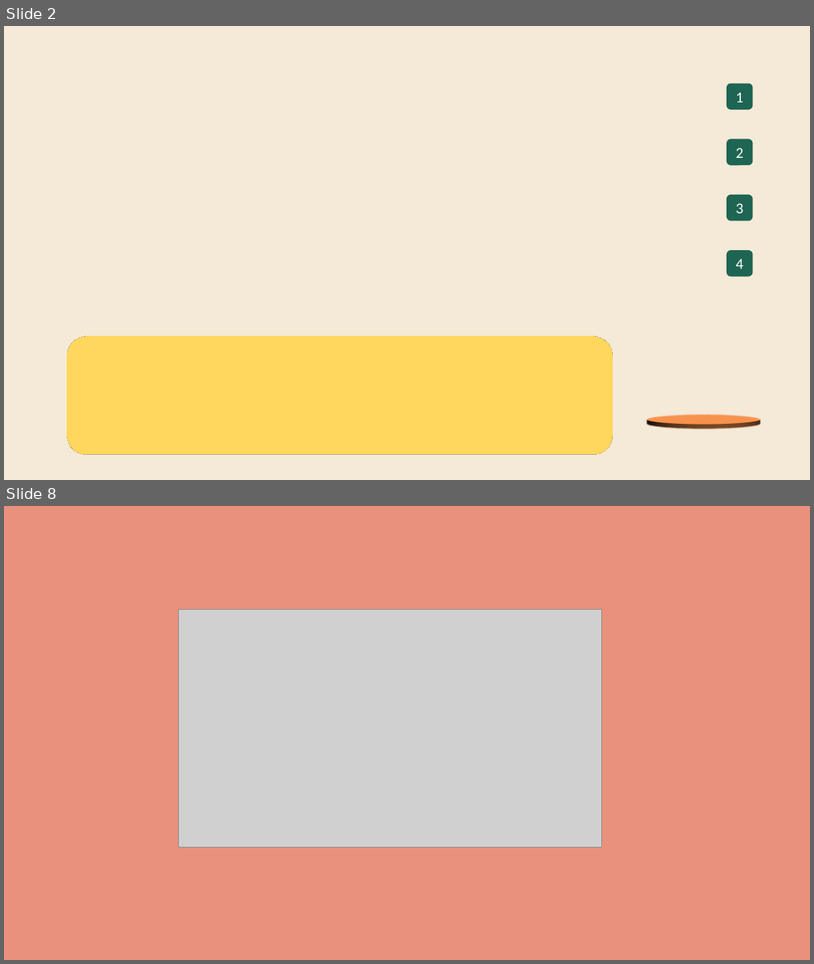
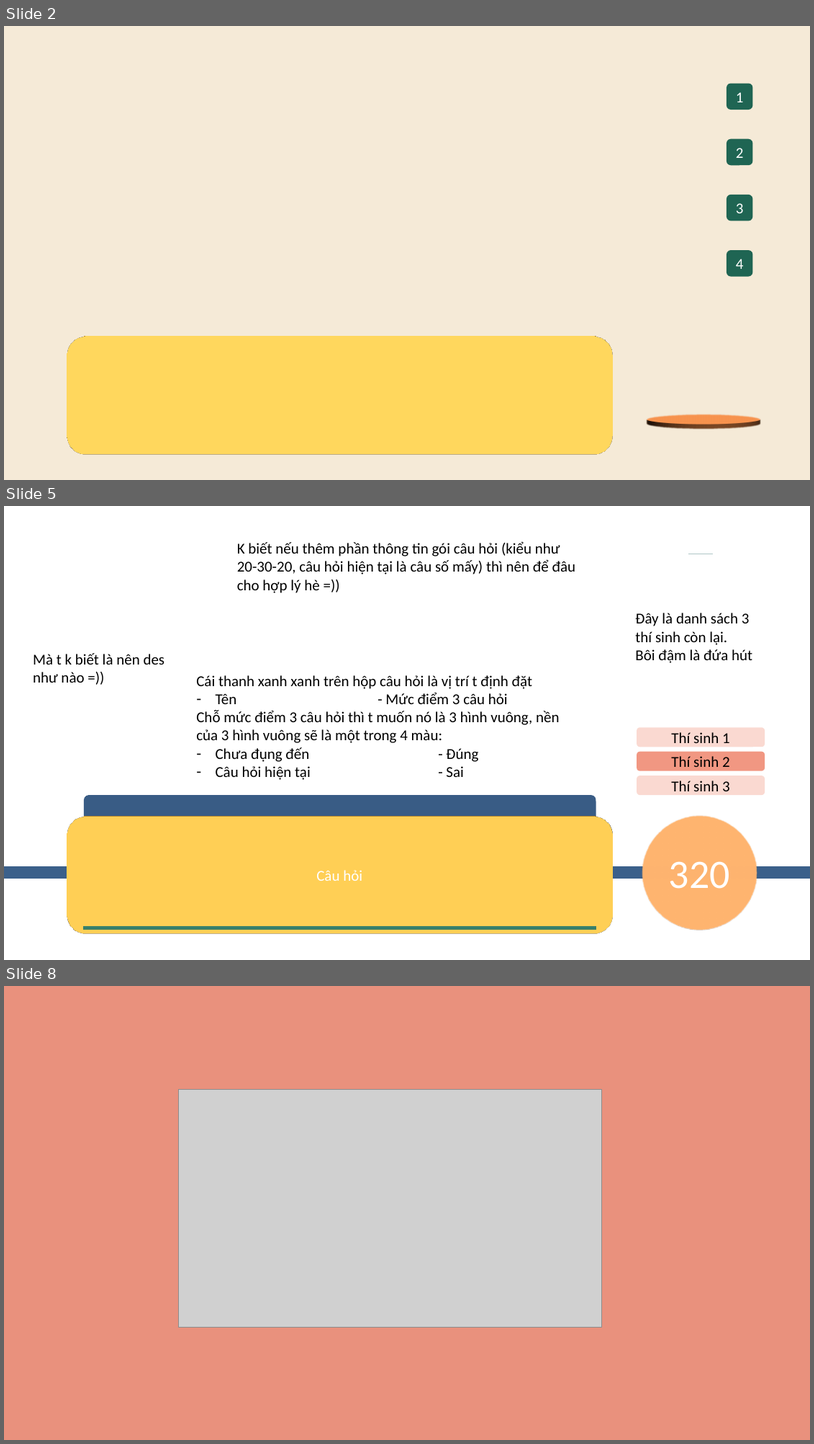
Before and after one commit to zipdang04/SimpO_HTTT, a slide deck: Olympia.pptm. Shown one above the other, each under a label of ours: slides 2 and 8 before the commit, slides 2, 5 and 8 after it; the slides between them are not shown. The pictures are 814x964 and 814x1444 pixels, drawn with LibreOffice and Linux fonts; fonts in the diff are those of the drawing; grey boxes stand for pictures. Boxes give left, top, right and bottom in pixels: in the first picture for what was removed or moved away, otherwise in the second. Text is boxed around its words. In the diff, an @@ line names an element or a change of style, - is before the commit and + after.

```diff
--- a/Olympia.pptm
+++ b/Olympia.pptm
@@ slide 5 added at [4, 506, 810, 960], background #FFFFFF @@
@@ text added at [237, 541, 576, 593], 18 pt, text #000000 @@
+K biết nếu thêm phần thông tin gói câu hỏi (kiểu như 20-30-20, câu hỏi hiện tại là câu số mấy) thì nên để đâu cho hợp lý hè =))
@@ rectangle added at [689, 554, 713, 554], fill #00FFFF @@
@@ text added at [635, 613, 753, 663], 18 pt, text #000000 @@
+Đây là danh sách 3 thí sinh còn lại.
+Bôi đậm là đứa hút
@@ text added at [33, 653, 165, 682], 18 pt, text #000000 @@
+Mà t k biết là nên des như nào =))
@@ text added at [196, 675, 559, 780], 18 pt, text #000000 @@
+Cái thanh xanh xanh trên hộp câu hỏi là vị trí t định đặt
+– Tên - Mức điểm 3 câu hỏi
+Chỗ mức điểm 3 câu hỏi thì t muốn nó là 3 hình vuông, nền của 3 hình vuông sẽ là một trong 4 màu:
+– Chưa đụng đến - Đúng
+– Câu hỏi hiện tại - Sai
@@ rounded rectangle added at [638, 728, 766, 746], fill #FAD9D1, 18 pt, text #000000 @@
+Thí sinh 1
@@ rounded rectangle added at [638, 752, 766, 771], fill #F19782, 18 pt, text #000000 @@
+Thí sinh 2
@@ rounded rectangle added at [638, 775, 766, 795], fill #FAD9D1, 18 pt, text #000000 @@
+Thí sinh 3
@@ rounded rectangle added at [84, 795, 597, 824], fill #395C85 @@
@@ rounded rectangle added at [67, 816, 612, 934], fill #F9BB43, 18 pt, text #FFFFFF @@
+Câu hỏi
@@ ellipse added at [643, 815, 758, 930], fill #EE8A46, 48 pt, text #FFFFFF @@
+320
@@ rectangle added at [4, 867, 810, 879], fill #3B608A @@
@@ rectangle added at [83, 926, 597, 929], fill #216957 @@
```
Also in this commit, not shown: 4 slides changed, 2 other slides added, 3 slides removed, 19 other files.
